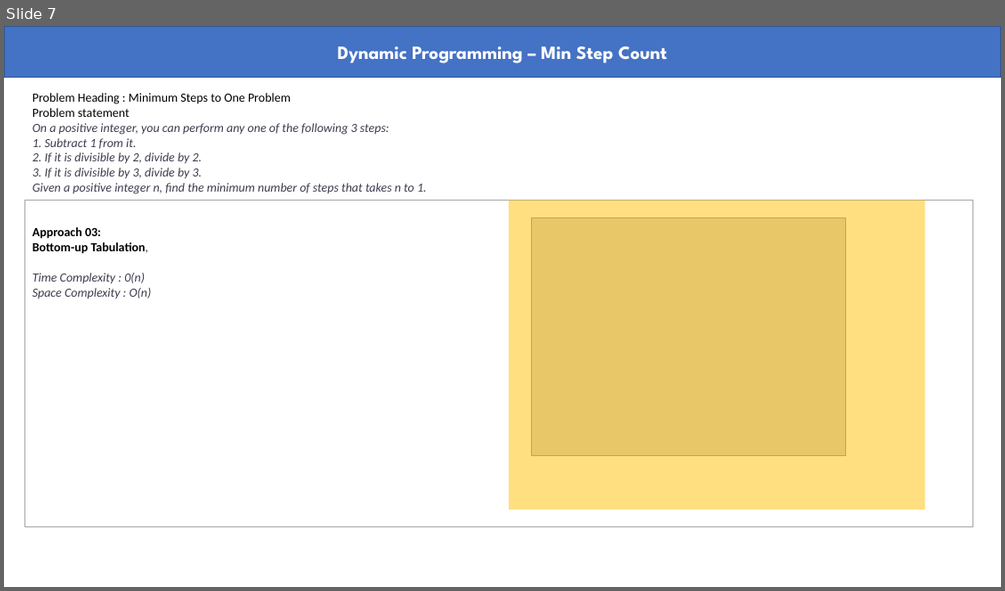
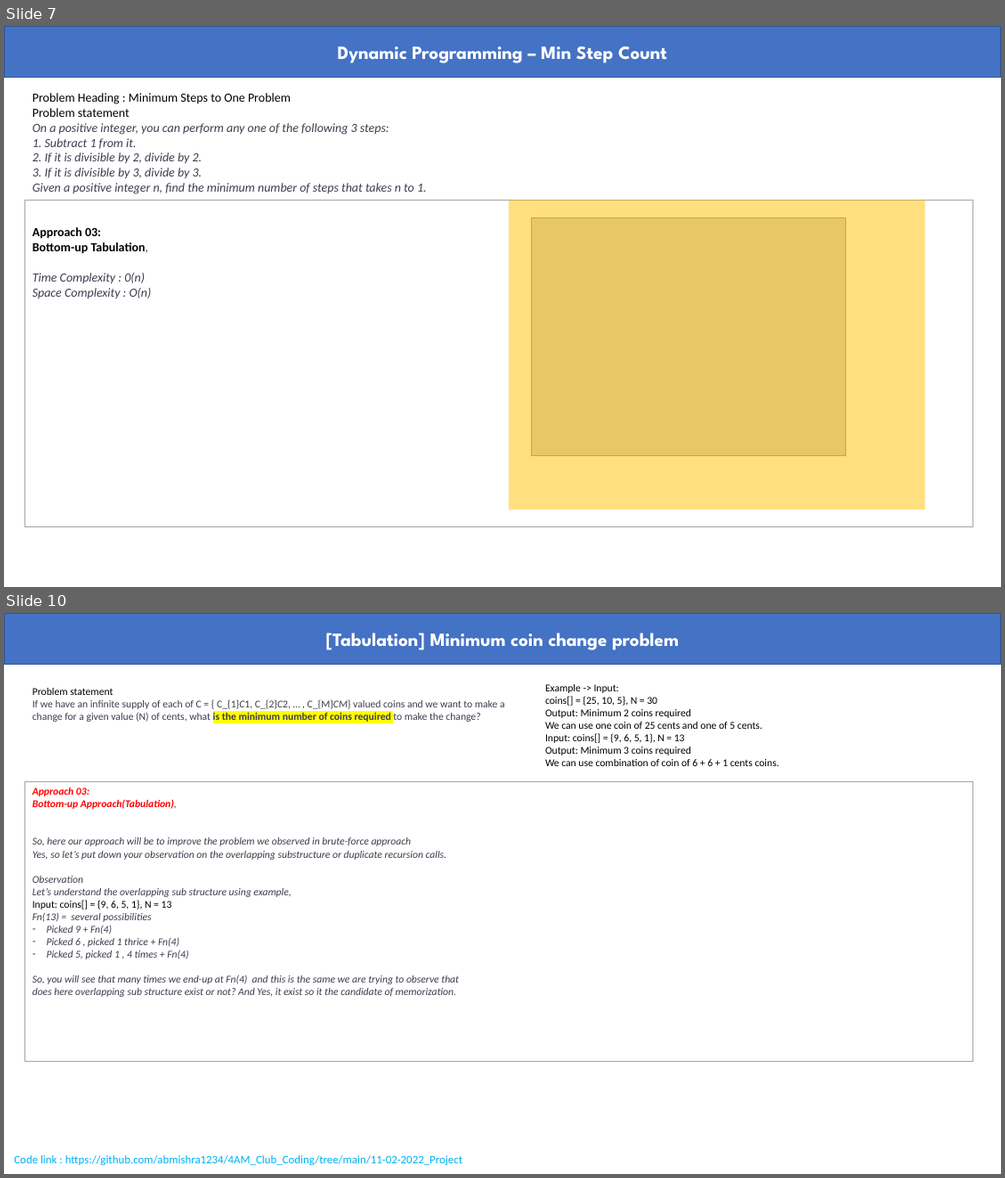
Before and after one commit to abmishra1234/4AM_Club_Coding, a slide deck: Dynamic_Programming/Dynamic Programming.pptx. Shown one above the other, each under a label of ours: slide 7 before the commit, slides 7 and 10 after it; the slides between them are not shown. The pictures are 1005x591 and 1005x1178 pixels, drawn with LibreOffice and Linux fonts; fonts in the diff are those of the drawing; grey boxes stand for pictures. Boxes give left, top, right and bottom in pixels: in the first picture for what was removed or moved away, otherwise in the second. Text is boxed around its words. In the diff, an @@ line names an element or a change of style, - is before the commit and + after.

```diff
--- a/Dynamic_Programming/Dynamic Programming.pptx
+++ b/Dynamic_Programming/Dynamic Programming.pptx
@@ slide 10 added at (4, 613, 1001, 1174), background #FFFFFF @@
@@ rectangle added at (4, 613, 1001, 664), fill #4472C4, outline #325491 1 pt, 18 pt, text #FFFFFF, bold @@
+[Tabulation] Minimum coin change problem
@@ text added at (32, 688, 505, 997), 10 pt, text #3D3D4E, italic @@
+Problem statement
+If we have an infinite supply of each of C = { C_{1}C1, C_{2}C2, … , C_{M}CM} valued coins and we want to make a change for a given value (N) of cents, what is the minimum number of coins required to make the change?
+Approach 03:
+Bottom-up Approach(Tabulation),
+So, here our approach will be to improve the problem we observed in brute-force approach
+Yes, so let’s put down your observation on the overlapping substructure or duplicate recursion calls.
+Observation
+Let’s understand the overlapping sub structure using example,
+Input: coins[] = {9, 6, 5, 1}, N = 13
+Fn(13) = several possibilities
+– Picked 9 + Fn(4)
+– Picked 6 , picked 1 thrice + Fn(4)
+– Picked 5, picked 1 , 4 times + Fn(4)
+So, you will see that many times we end-up at Fn(4) and this is the same we are trying to observe that
+does here overlapping sub structure exist or not? And Yes, it exist so it the candidate of memorization.
@@ text added at (545, 684, 779, 766), 10 pt, text #000000 @@
+Example -> Input:
+coins[] = {25, 10, 5}, N = 30
+Output: Minimum 2 coins required
+We can use one coin of 25 cents and one of 5 cents.
+Input: coins[] = {9, 6, 5, 1}, N = 13
+Output: Minimum 3 coins required
+We can use combination of coin of 6 + 6 + 1 cents coins.
@@ rectangle added at (25, 781, 973, 1061), outline #A5A5A5 0.75 pt @@
@@ text added at (14, 1155, 462, 1166), 11 pt, text #00B0F0 @@
+Code link : https://github.com/abmishra1234/4AM_Club_Coding/tree/main/11-02-2022_Project
```
Also in this commit, not shown: 1 slide changed, 1 other slide added, 2 slides removed, 1 other file.
